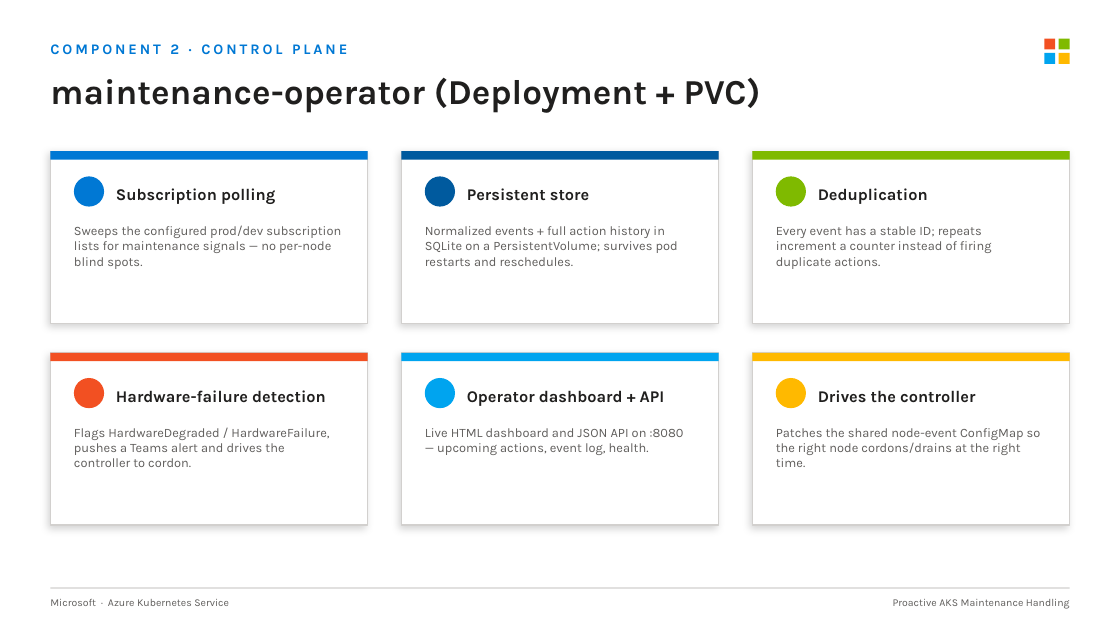
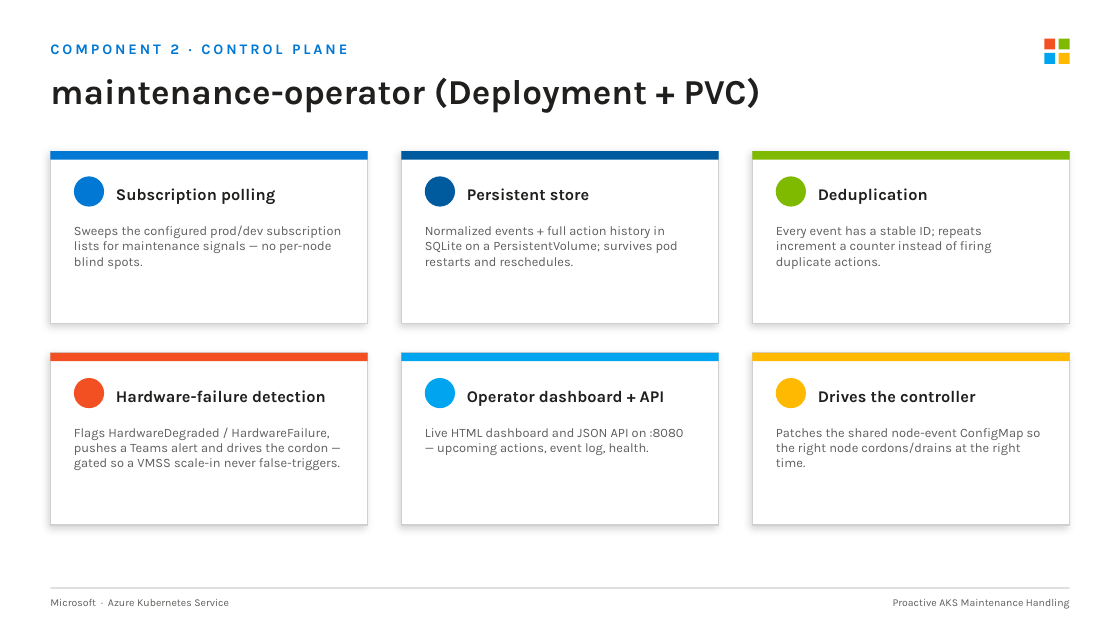
Before and after one commit to bbabcock1990/AKS-IMDS-Resource-Health-Node-Awareness-Demo, a slide deck: slide 8 of AKS-Maintenance-Handling.pptx. Drawn at 1120x630 pixels with LibreOffice and Linux fonts; fonts in the diff are those of the drawing. Boxes give left, top, right and bottom in pixels: in the first picture for what was removed or moved away, otherwise in the second. Text is boxed around its words. In the diff, an @@ line names an element or a change of style, - is before the commit and + after.

```diff
--- a/AKS-Maintenance-Handling.pptx
+++ b/AKS-Maintenance-Handling.pptx
@@ text at (74, 428, 340, 470): text changed @@
-Flags HardwareDegraded / HardwareFailure, pushes a Teams alert and drives the controller to cordon.
+Flags HardwareDegraded / HardwareFailure, pushes a Teams alert and drives the cordon — gated so a VMSS scale-in never false-triggers.
```
Also in this commit, not shown: 5 other files.
